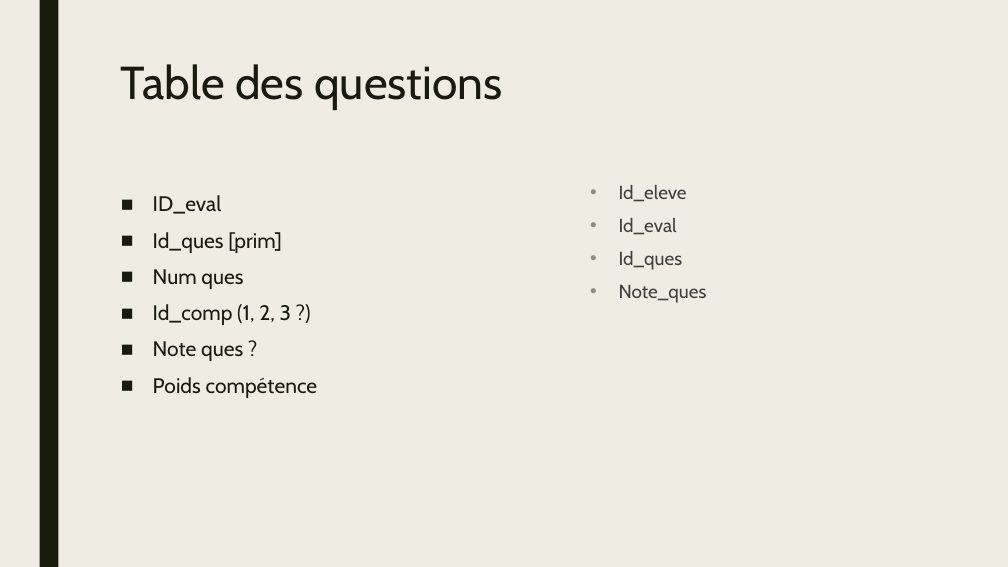
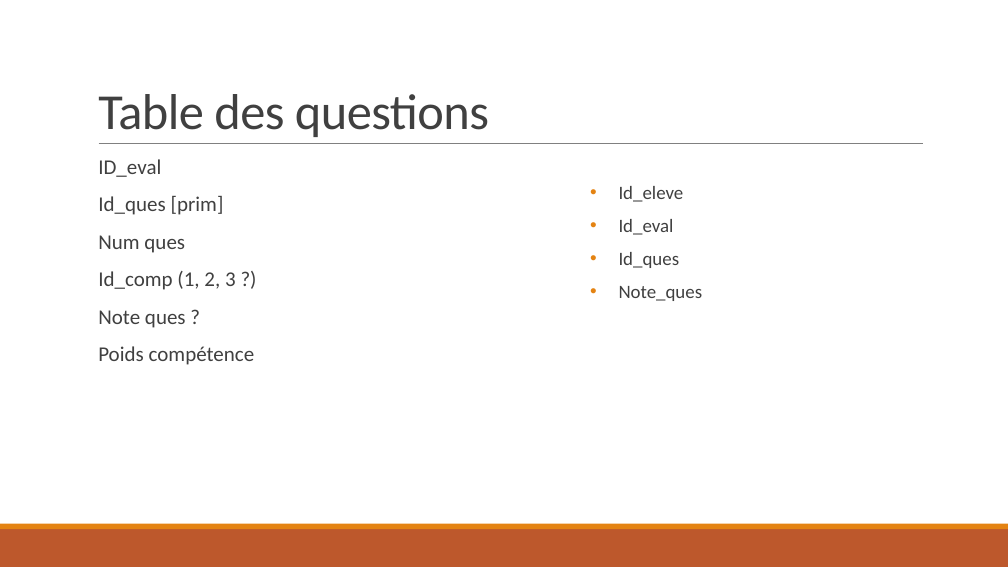
Before and after one commit to xpessoles/EvaluationCompetences, a slide deck: slide 16 of EvaluationParCompetences.pptx. Drawn at 1008x567 pixels with LibreOffice and Linux fonts; fonts in the diff are those of the drawing. Boxes give left, top, right and bottom in pixels: in the first picture for what was removed or moved away, otherwise in the second. Text is boxed around its words. In the diff, an @@ line names an element or a change of style, - is before the commit and + after.

```diff
--- a/EvaluationParCompetences.pptx
+++ b/EvaluationParCompetences.pptx
@@ background #EFEDE3 to #FFFFFF @@
@@ rectangle removed at box(39, 0, 58, 567) @@
@@ title "Table des questions": place and size @@
-title "Table des questions" at box(121, 64, 502, 110)
+title "Table des questions" at box(98, 94, 489, 137)
@@ title "Table des questions" at box(98, 94, 489, 137): size 44 to 48 pt, font Cabin to Calibri, text colour #191B0E to #404040, letter spacing 0 to -0.5 pt; line spacing 0.89 to 0.85; vertical alignment top to bottom @@
@@ line added from (99, 144) to (923, 144), #808080 0.5 pt @@
@@ text "ID_eval": place and size @@
-text "ID_eval" at box(153, 195, 318, 398)
+text "ID_eval" at box(98, 159, 255, 365)
@@ text "ID_eval" at box(98, 159, 255, 365): font Cabin to Calibri, text colour #191B0E to #404040; bullet ■ to  ; line spacing 0.94 to 0.9; more space between paragraphs @@
@@ text "Id_eleve" at box(619, 186, 703, 301): font Cabin to Calibri; bullet colour #8C8D86 to #E48312 @@
@@ rectangle added at box(0, 529, 1008, 567), fill #BD582C @@
@@ rectangle added at box(0, 524, 1008, 529), fill #E48312 @@
```
Also in this commit, not shown: 18 other slides changed, 7 other files.
